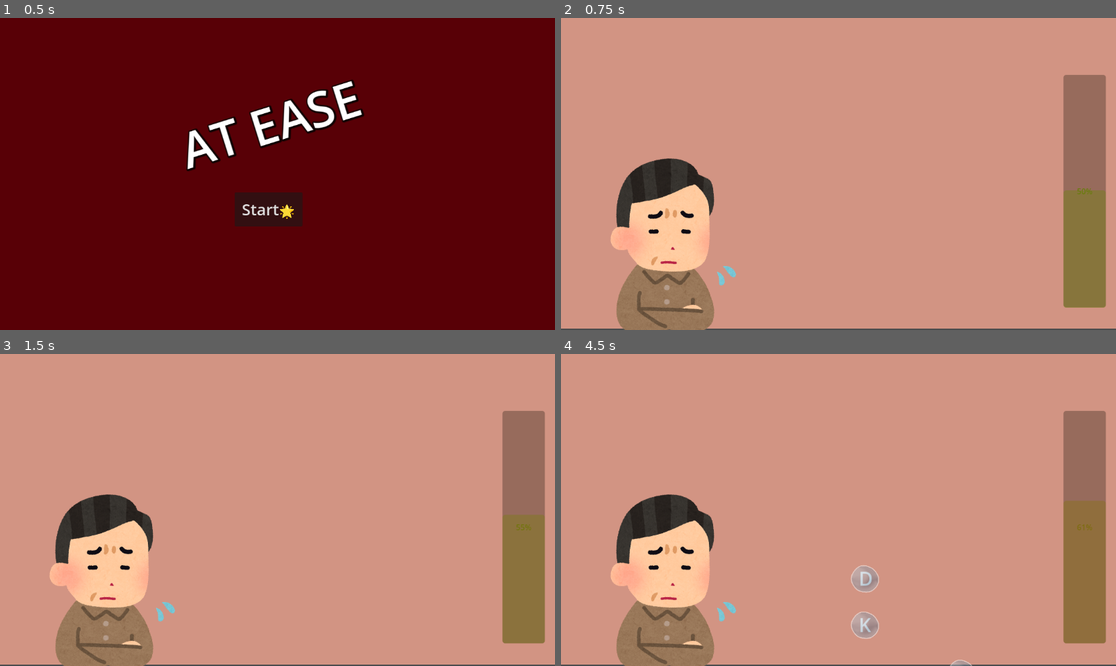
Above: before the commit, frames 1-4 (two rows, left to right).
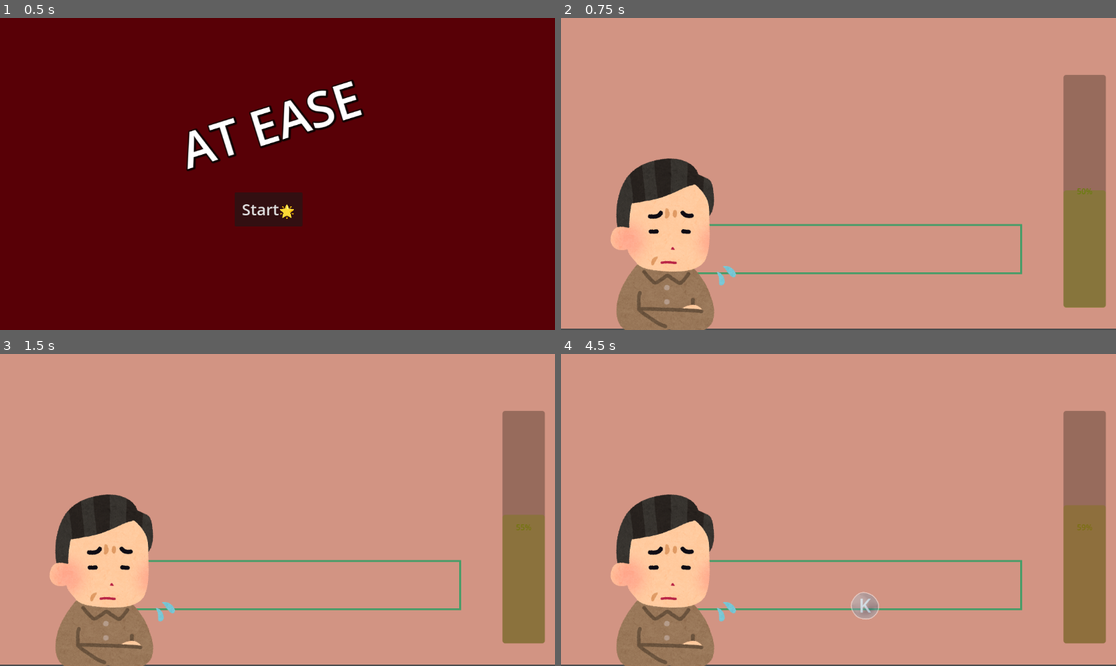
Above: after the commit, the same moments.

Repository: eliasescalante/atEase
Game: Godot game, scene res://scenes/main.tscn
Same seed, same stepped clock (60 frames per second), same inputs: the game is played once before the commit and once after it.
Inputs:
- Up to frame 1 (0.5 s): no input
- Up to frame 2 (0.75 s): click "Start🌟" at 0.5 s
- Up to frame 3 (1.5 s): tap Enter at 1.25 s
- Up to frame 4 (4.5 s): no input

Frame 1 is identical in both runs. In frame 2, 0.9% of the frame differs, in the area x 24-84%, y 65-83%; in frame 3, 0.9%; in frame 4, 2.0%, in the area x 24-99%, y 47-100%.

Commit message:
gameplay fix

Diff:
--- a/scenes/level_1.tscn
+++ b/scenes/level_1.tscn
@@ -9,6 +9,7 @@
 color_bad = Color(0.827464, 0.220709, 0.0999075, 1)
 
 [node name="fondo" type="ColorRect" parent="."]
+z_index = -1
 offset_right = 1158.0
 offset_bottom = 645.0
 color = Color(0.823932, 0.579755, 0.513106, 1)
@@ -28,6 +29,7 @@
 fill_mode = 3
 
 [node name="BubbleSpawner" type="Timer" parent="."]
+one_shot = true
 
 [node name="TimeLimit" type="Timer" parent="."]
 wait_time = 90.0
--- a/scenes/player.tscn
+++ b/scenes/player.tscn
@@ -8,3 +8,12 @@
 position = Vector2(-1, 2)
 scale = Vector2(0.5, 0.5)
 texture = ExtResource("1_3vyb7")
+
+[node name="ReferenceRect" type="ReferenceRect" parent="."]
+z_index = -1
+offset_top = -48.0
+offset_right = 728.0
+offset_bottom = 52.0
+border_color = Color(0.269074, 0.616212, 0.40671, 1)
+border_width = 3.6
+editor_only = false
--- a/scripts/level_1.gd
+++ b/scripts/level_1.gd
@@ -16,8 +16,11 @@
 @export var color_bad = Color(0, 0, 1, 1)  # Blue
 
 #Bubbles
-@export var bubble_max_vel = 150
-@export var bubble_min_vel = 40
+@export var bubble_max_vel = 400
+@export var bubble_min_vel = 80
+
+@export var bubble_timer_min_wait: float = 0.8
+@export var bubble_timer_max_wait: float = 3
 
 var letters = "ASDFJKLN"
 
@@ -42,6 +45,7 @@
 	if breathing_bar:
 		breathing_bar.modulate = lerp(color_good, color_bad, interpolation_value)
 
+
 func _on_timeLimit_timer_timeout():
 	# Trigger scene change when the timer runs out
 	get_tree().change_scene_to_file("res://scenes/main.tscn")  # TODO Replace next scene
@@ -56,6 +60,7 @@
 	var side_offset = -100 if randf() > 0.5 else 100
 	bubble.position = $Player.global_position + Vector2(side_offset, 0)
 	bubbles_container.add_child(bubble)
+	bubble_timer.start(lerp(bubble_timer_min_wait, bubble_timer_max_wait, interpolation_value))
 
 func _unhandled_input(event):
 	if event is InputEventKey and event.pressed:
@@ -66,8 +71,6 @@
 					bubble.queue_free()
 					respiration_bar.value -= points_bar
 					return
-			else:
-				continue
 		respiration_bar.value += points_bar_subtract
 
 func _on_drain_timer_timeout():
